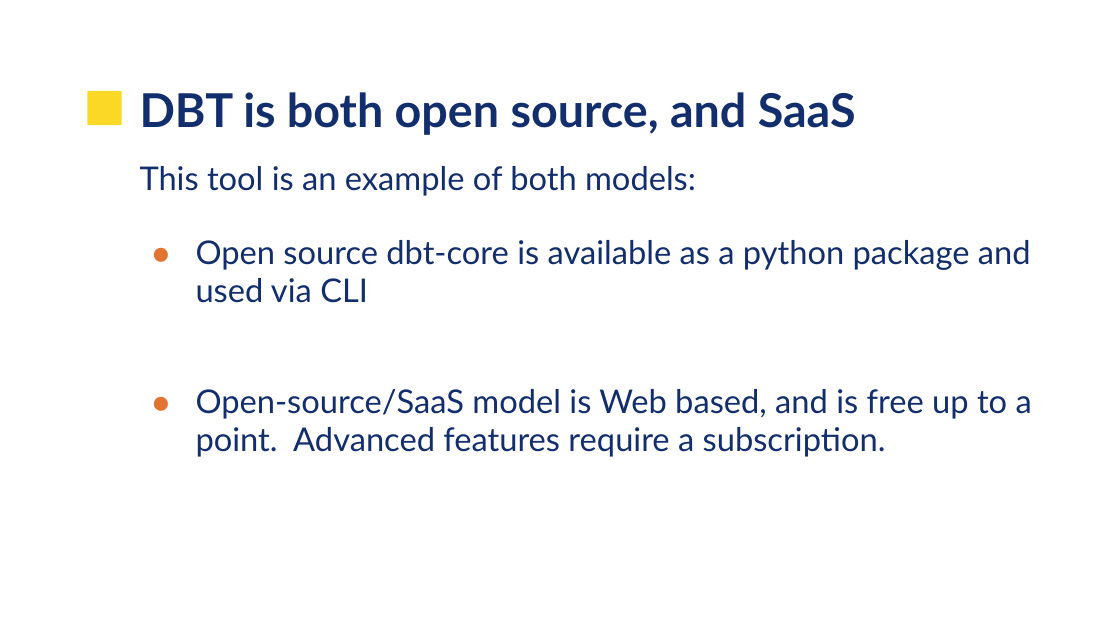
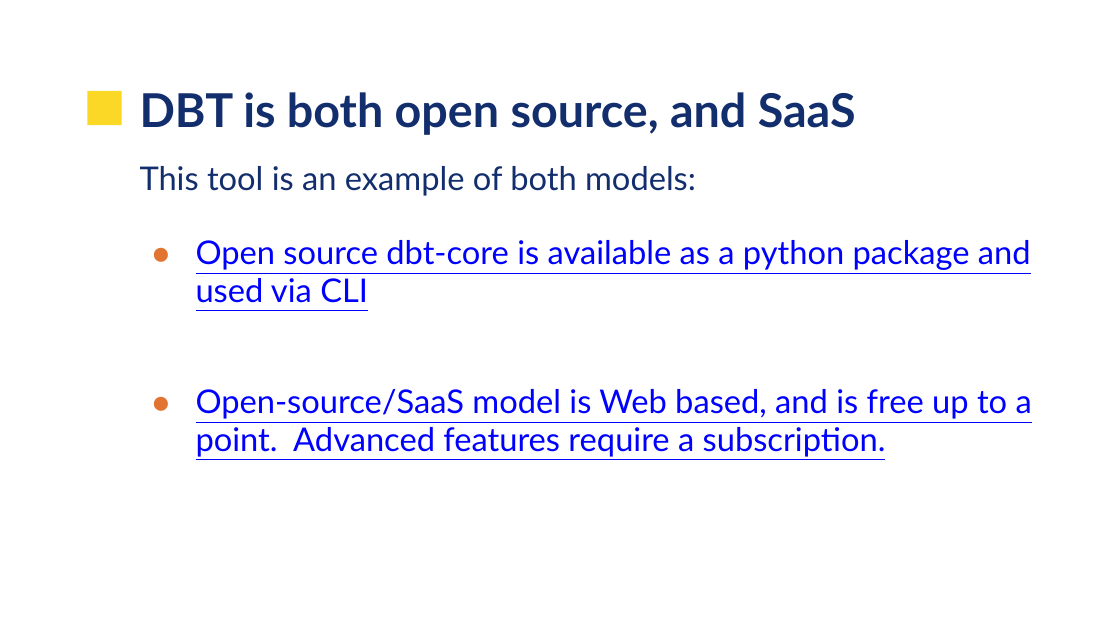
Before and after one commit to UVADS/data_engineering, a slide deck: slide 4 of 11_data_build_tool/UVA-DBT.pptx (slide 3 before the commit). Drawn at 1120x630 pixels with LibreOffice and Linux fonts; fonts in the diff are those of the drawing; background and template pictures are left out. Boxes give left, top, right and bottom in pixels: in the first picture for what was removed or moved away, otherwise in the second. Text is boxed around its words. In the diff, an @@ line names an element or a change of style, - is before the commit and + after.

```diff
--- a/11_data_build_tool/UVA-DBT.pptx
+++ b/11_data_build_tool/UVA-DBT.pptx
@@ text at bbox=[196, 240, 1032, 457]: text colour #132E6C to #0000FF, underline on in "Open source dbt-core is available as a ...", "Open-source/SaaS model is Web based, and is ..." @@
```
Also in this commit, not shown: 4 other slides changed, 9 slides added, 5 slides removed.
